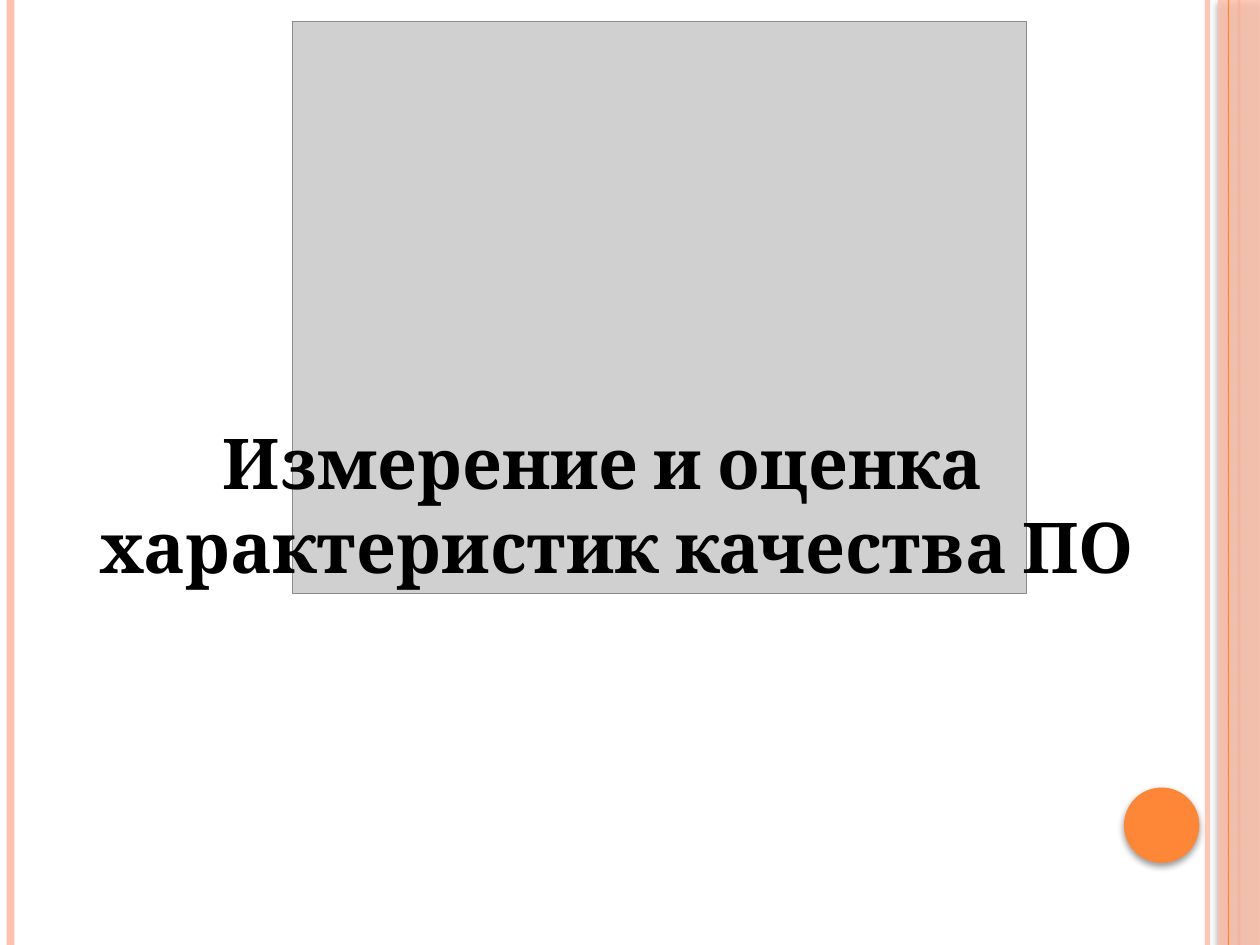
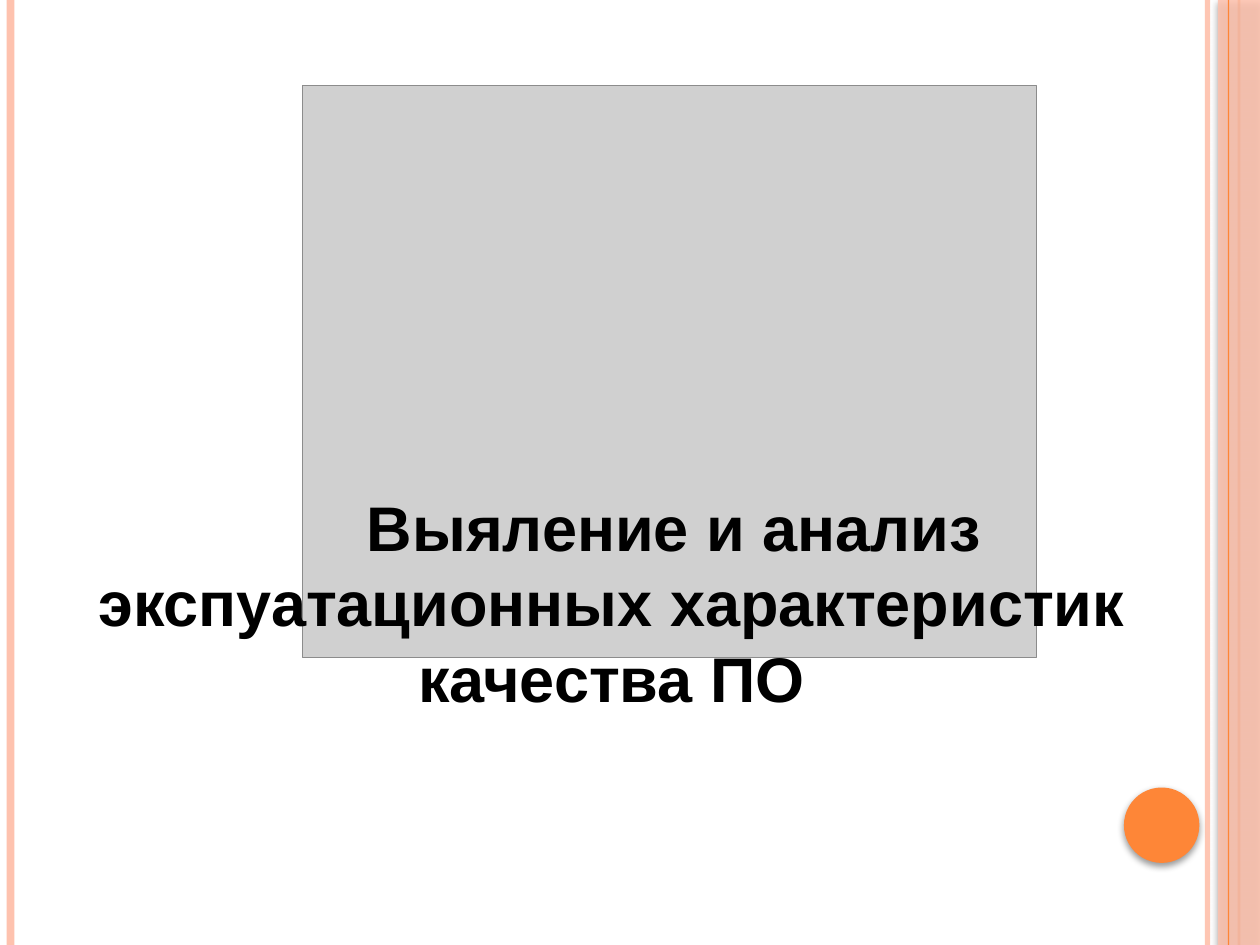
Before and after one commit to Vellinhellin/archpc, a slide deck: slide 1 of seti/pervoeBRO.ppsx. Drawn at 1260x945 pixels with LibreOffice and Linux fonts; fonts in the diff are those of the drawing; grey boxes stand for pictures. Boxes give left, top, right and bottom in pixels: in the first picture for what was removed or moved away, otherwise in the second. Text is boxed around its words. In the diff, an @@ line names an element or a change of style, - is before the commit and + after.

```diff
--- a/seti/pervoeBRO.ppsx
+++ b/seti/pervoeBRO.ppsx
@@ picture: place and size @@
-picture at box(292, 21, 1027, 593)
+picture at box(302, 86, 1037, 658)
@@ title at box(98, 507, 1124, 703): text changed; size 40 to 36 pt; font Cambria to Arial @@
-Измерение и оценка
-характеристик качества ПО
+Выяление и анализ экспуатационных характеристик качества ПО
```
Also in this commit, not shown: 19 other files.
